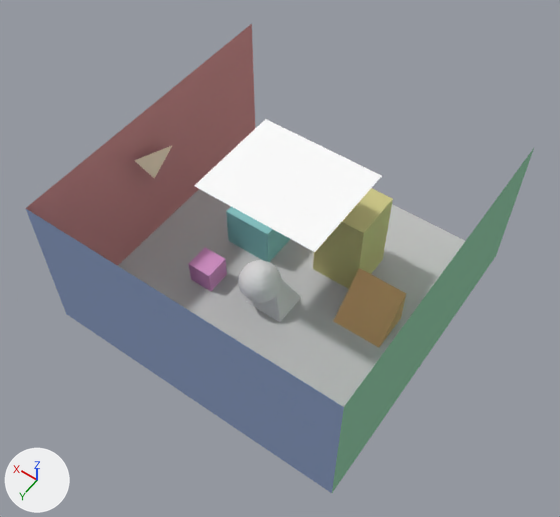
An edit to the OBJ model lab-4/scene_simple.obj, drawn before and after from the same camera.
Rendered twice from a 50 mm camera at (-5.08, 7.36, 12.24) aimed at (-0.08, 0.35, 1.24). The lights are fixed; the arrows at lower left show +X, +Y and +Z. The first picture is the older version. Where no turn or scale is listed for an object, it has been applied to the vertices. Vertices at exactly the same position are counted once.

Objects in the first picture: 'scene_simple'.
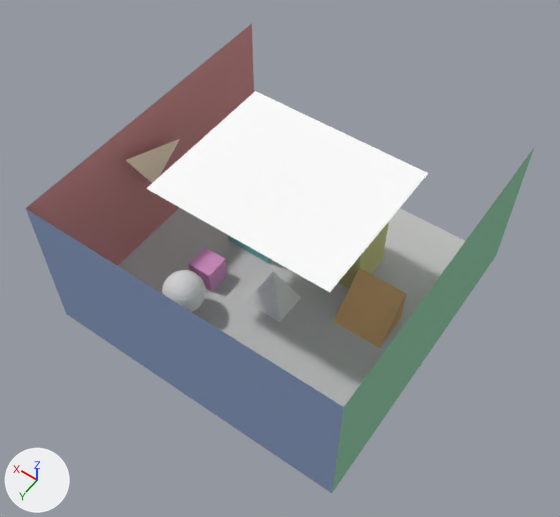
Boxes (x1, y1, x2, y2) around the edits, measured in the pictures (560 x 517 px; the box of a moved part takes in the faces that stretch with it):
part 1 of me_scene_simple, moved or reshaped: before (239, 260, 281, 303); after (162, 270, 206, 312)
part 2 of me_scene_simple, moved or reshaped: before (134, 119, 382, 252); after (126, 91, 428, 292)

The change, as a diff of the scene's bpy script:
```diff
--- a/lab-4/scene_simple.obj.py
+++ b/lab-4/scene_simple.obj.py
@@ me_scene_simple @@
 me_scene_simple.from_pydata(...)  # 319 vertices, 591 faces; spans x -3.0..3.0, y -3.0..3.0, z 0.0..3.0
 # used by ob_scene_simple; location = (0.0, 0.0, 0.0)
-me_scene_simple.vertices[29].co = (-1.2, 1.0, 2.9)  # pixel (314, 252)
-me_scene_simple.vertices[30].co = (1.2, 1.0, 2.9)  # pixel (193, 185)
-me_scene_simple.vertices[31].co = (1.2, -1.0, 2.9)  # pixel (265, 118)
-me_scene_simple.vertices[32].co = (-1.2, -1.0, 2.9)  # pixel (382, 175)
-me_scene_simple.vertices[33].co = (2.8, 0.4, 1.6)  # pixel (154, 178)
-me_scene_simple.vertices[34].co = (2.8, 0.8, 2.4)  # pixel (133, 160)
-me_scene_simple.vertices[35].co = (2.8, -0.2, 2.0)  # pixel (172, 145)
-me_scene_simple.vertices[49].co = (-2.9, 0.3, 1.2)
-me_scene_simple.vertices[50].co = (-2.9, -0.3, 1.2)
-me_scene_simple.vertices[51].co = (-2.9, -0.3, 1.8)
-me_scene_simple.vertices[52].co = (-2.9, 0.3, 1.8)
+# me_scene_simple part 1: the loose piece of 266 vertices spanning x -0.2..0.6, y 0.2..1.0, z 0.2..1.0 is moved by (1.0, 1.0, 0.0)
+# me_scene_simple part 2
+me_scene_simple.vertices[29].co = (-1.8, 1.5, 2.9)  # pixel (329, 292)
+me_scene_simple.vertices[30].co = (1.8, 1.5, 2.9)  # pixel (146, 188)
+me_scene_simple.vertices[31].co = (1.8, -1.5, 2.9)  # pixel (255, 91)
+me_scene_simple.vertices[32].co = (-1.8, -1.5, 2.9)  # pixel (428, 173)
+me_scene_simple.vertices[33].co = (2.8, 0.43, 1.44)
+me_scene_simple.vertices[34].co = (2.8, 0.99, 2.56)  # pixel (125, 160)
+me_scene_simple.vertices[35].co = (2.8, -0.41, 2.0)  # pixel (180, 138)
+me_scene_simple.vertices[49].co = (-2.9, 0.45, 1.05)
+me_scene_simple.vertices[50].co = (-2.9, -0.45, 1.05)
+me_scene_simple.vertices[51].co = (-2.9, -0.45, 1.95)
+me_scene_simple.vertices[52].co = (-2.9, 0.45, 1.95)
 me_scene_simple.materials.append(mat_floor_gray)
```
